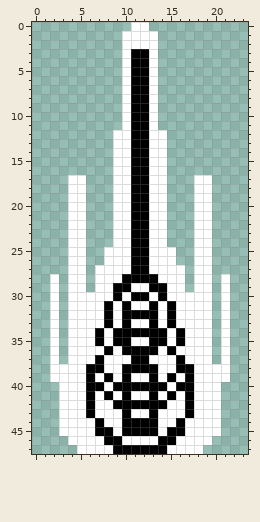
Pixel-art file, stored at aseprite/Player/Gun/reflecting_gun.aseprite. The picture above is the old version.
24x48 pixels, 1 frame.
Once edited:
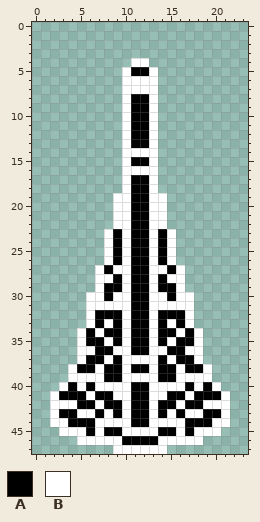
Palette (. is transparent): A #000000  B #ffffff
Author's note on the commit: Reworked every gun & base
Change:
layer "Layer 1" now hidden
layer "Layer 2" added
Changed rows in their new state; - is an unchanged pixel.
first column x 10:
 0 -..-
 1 ....
 2 ....
 3 ....
 4 .BB.
 6 -BB-
 7 -BB-
first column x 2:
12 -------.----.-------
13 -------.----.-------
14 -------.-BB-.-------
15 -------.----.-------
16 -------.-BB-.-------
17 --..---.----.---..--
18 --..---.----.---..--
19 --..------------..--
20 --..------------..--
21 --..------------..--
22 --..------------..--
23 --..--BA----AB--..--
24 --..--BA----AB--..--
25 --..---A----A---..--
26 --..---A----A---..--
27 --..--A------A--..--
28 .-..---AB--BA---..-.
29 .-..--A-BAAB-A--..-.
30 .-..--AB----BA--..-.
31 .-..--B-BAAB-B--..-.
32 .-..-A-AB--BA-A-..-.
33 .-..-ABABAABABA-..-.
34 .-.-ABA-B--B-ABA-.-.
35 .-.-A---BAAB---A-.-.
36 .-.--A--B--B--A--.-.
37 .-.-A--A-BB-A--A-.-.
38 ..-A-BAAB--BAAB-A-..
39 ..--B--AB--BA--B--..
40 --A--B-BB--BB-B--A--
41 BAAABA--BAAB--ABAAAB
42 B--A--A-B--B-A--A--B
43 BAA-BA-ABAABA-AB-AAB
44 B-AAAB--B--B--BAAA-B
45 ----AB-ABBBBA-BA----
46 --.---BBAAAABB---.--
47 ---....BBBBBB....---
